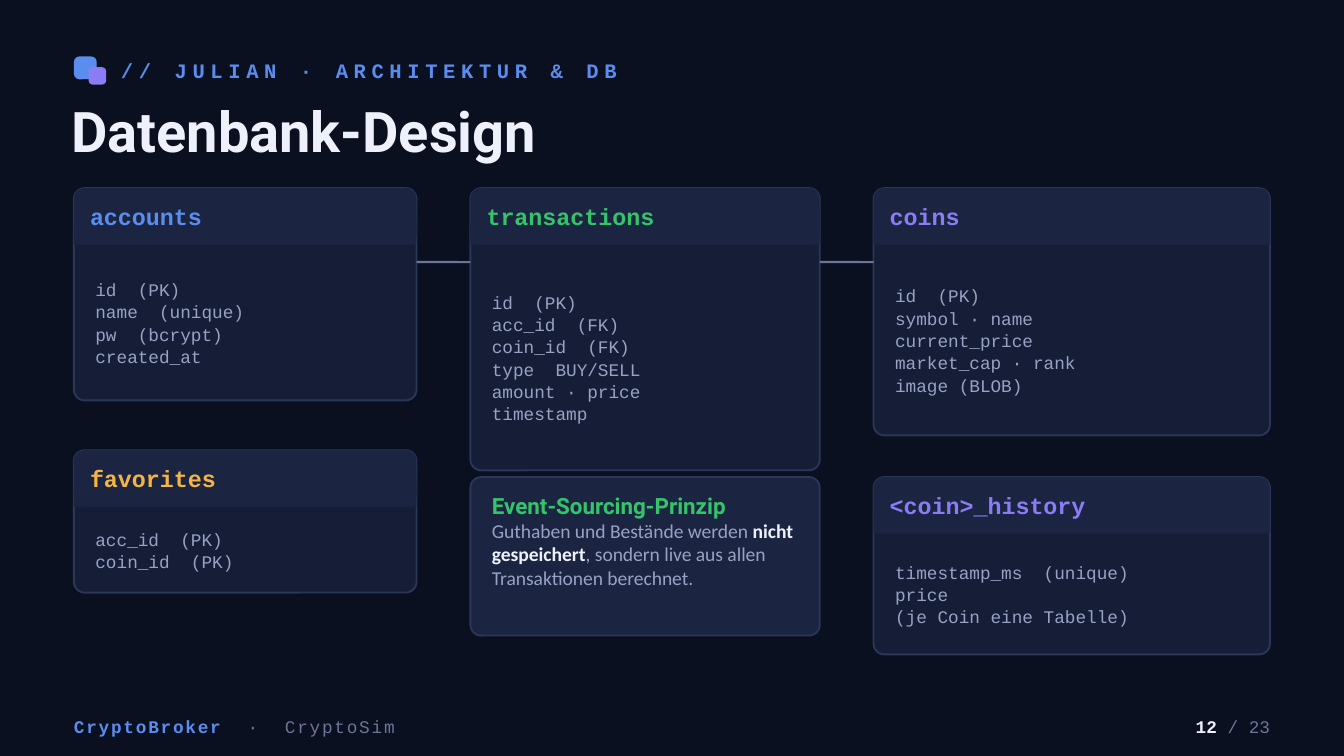
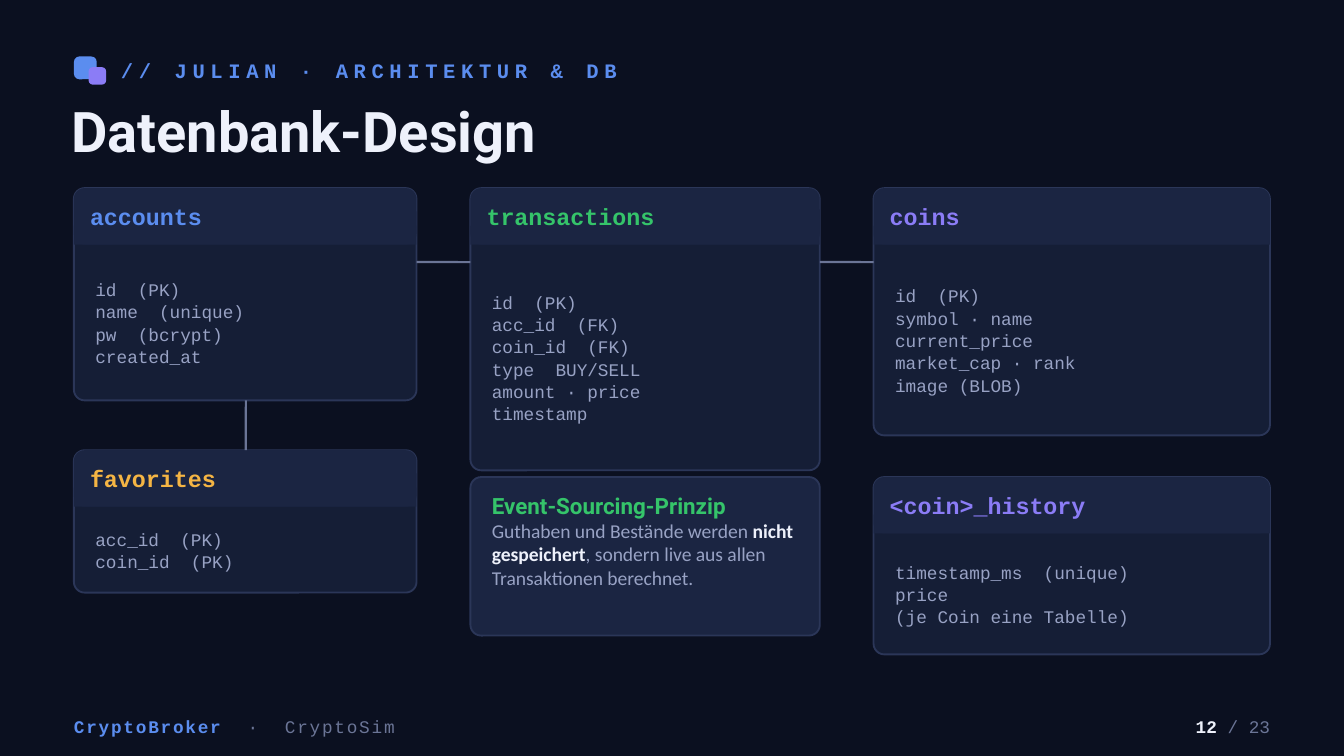
Before and after one commit to Lucas-Klein1/CryptoBroker, a slide deck: slide 12 of Abschlusspraesentation/CryptoBroker_Abschlusspraesentation (2).pptx. Drawn at 1344x756 pixels with LibreOffice and Linux fonts; fonts in the diff are those of the drawing. Boxes give left, top, right and bottom in pixels: in the first picture for what was removed or moved away, otherwise in the second. Text is boxed around its words. In the diff, an @@ line names an element or a change of style, - is before the commit and + after.

```diff
--- a/Abschlusspraesentation/CryptoBroker_Abschlusspraesentation (2).pptx
+++ b/Abschlusspraesentation/CryptoBroker_Abschlusspraesentation (2).pptx
@@ line added from (246, 401) to (246, 450), #6B7596 1.2 pt @@
```
Also in this commit, not shown: 6 other slides changed, 1 other file.
